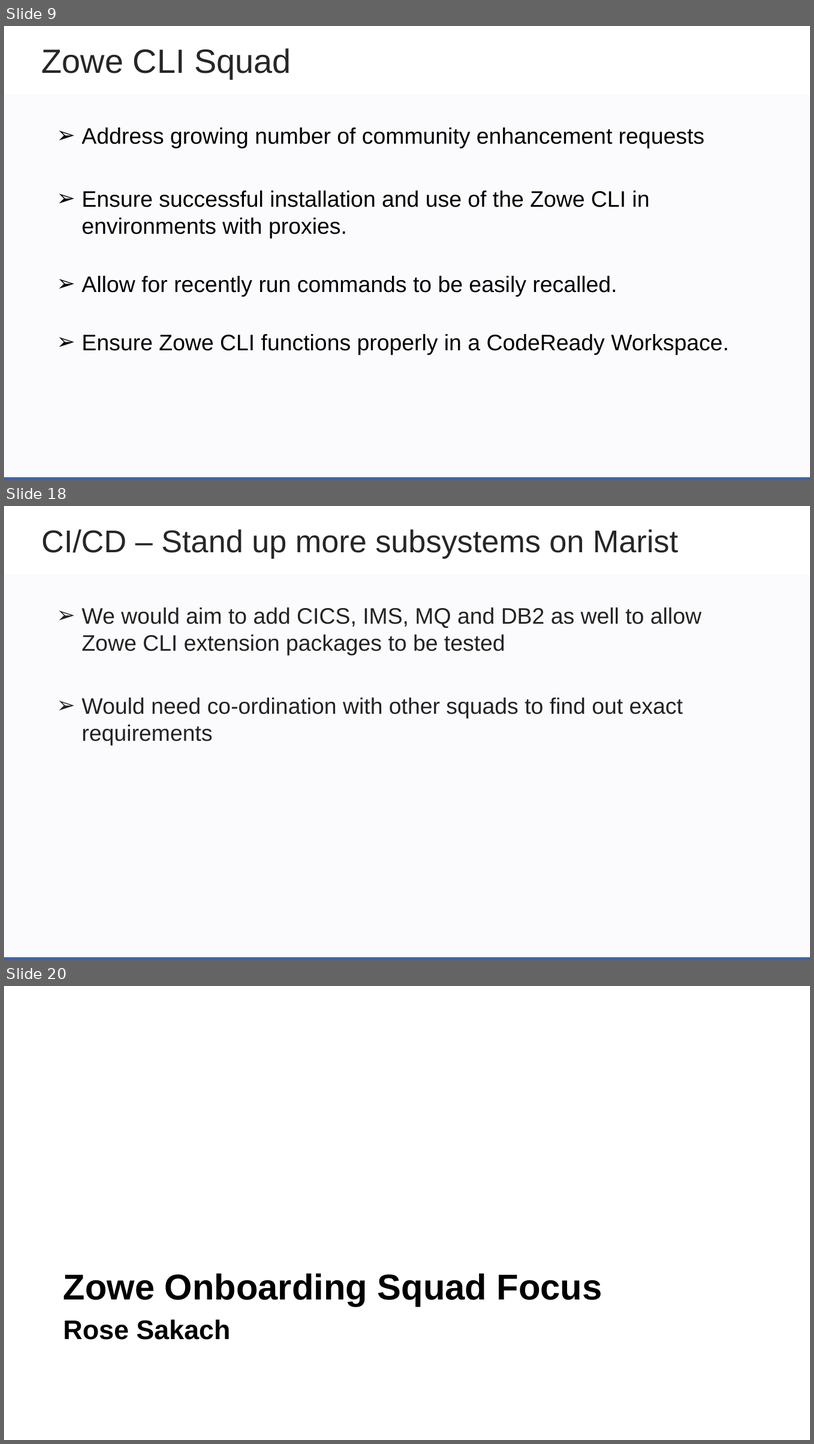
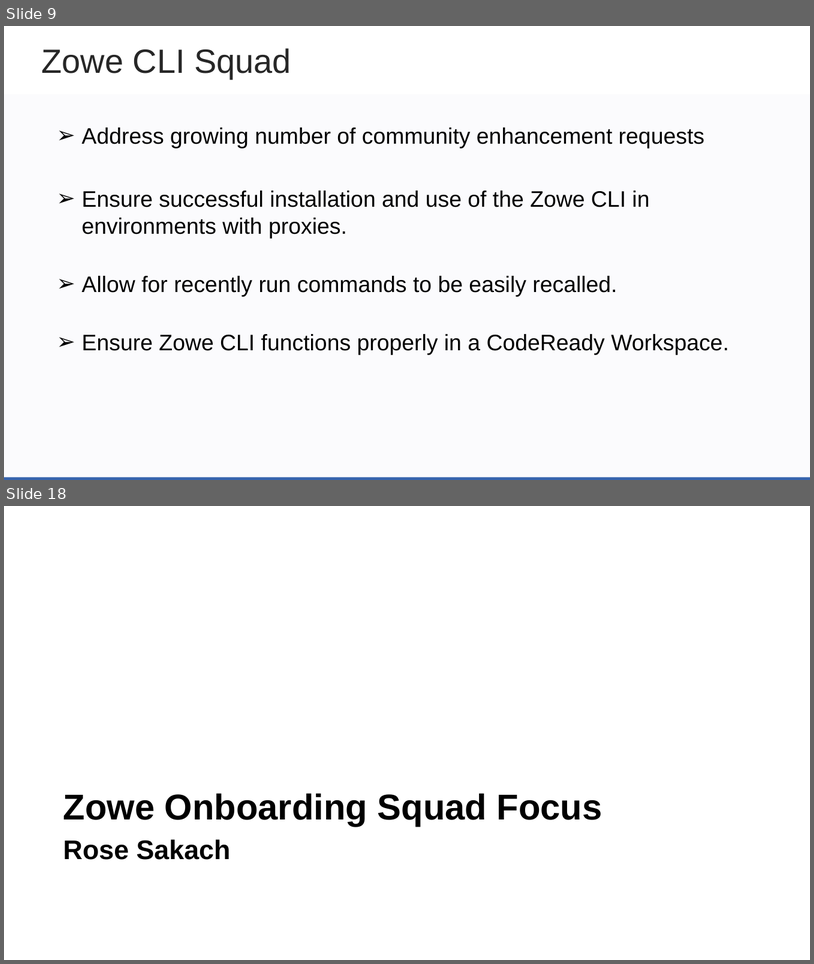
Before and after one commit to zowe/community, a slide deck: Project Management/PI Planning/20PI4 Planning/Zowe Community Squad Focus for 20PI4.pptx. Shown one above the other, each under a label of ours: slides 9, 18 and 20 before the commit, slides 9 and 18 after it; the slides between them are not shown. The pictures are 814x1444 and 814x964 pixels, drawn with LibreOffice and Linux fonts; fonts in the diff are those of the drawing; background and template pictures are left out. Boxes give left, top, right and bottom in pixels: in the first picture for what was removed or moved away, otherwise in the second. Text is boxed around its words. In the diff, an @@ line names an element or a change of style, - is before the commit and + after.

Commit message:
update systems squad section

```diff
--- a/Project Management/PI Planning/20PI4 Planning/Zowe Community Squad Focus for 20PI4.pptx
+++ b/Project Management/PI Planning/20PI4 Planning/Zowe Community Squad Focus for 20PI4.pptx
@@ slide 18 removed at (4, 506, 810, 960), background #FFFFFF; not listed: 2 template elements that a slide beside it also shows @@
@@ text removed at (41, 529, 678, 558) @@
-CI/CD – Stand up more subsystems on Marist
@@ text removed at (82, 607, 702, 745) @@
-➢ We would aim to add CICS, IMS, MQ and DB2 as well to allow Zowe CLI extension packages to be tested
-➢ Would need co-ordination with other squads to find out exact requirements
@@ what was slide 20 is now slide 18 @@
```
Also in this commit, not shown: 6 slides changed, 2 slides added, 3 other slides removed.
